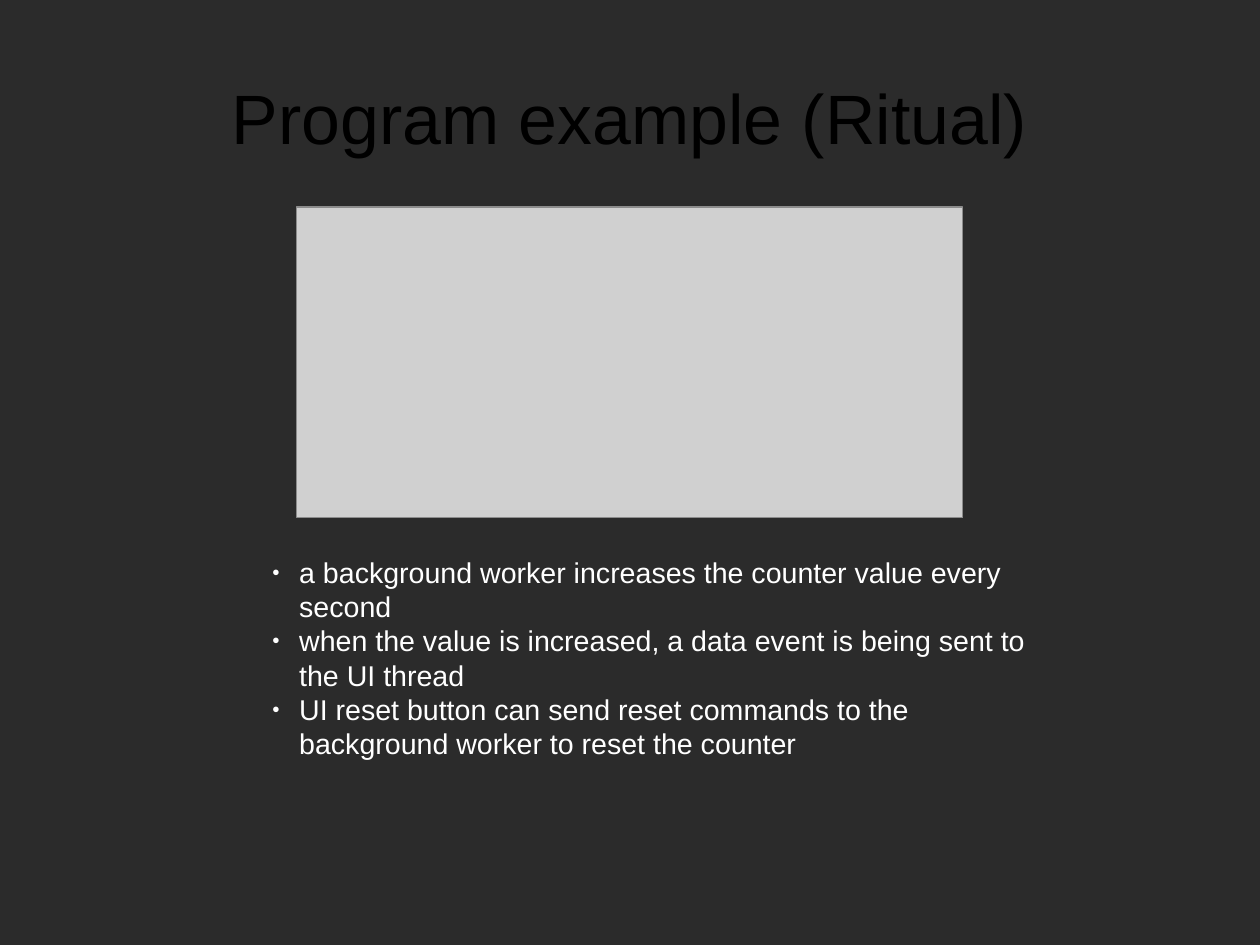
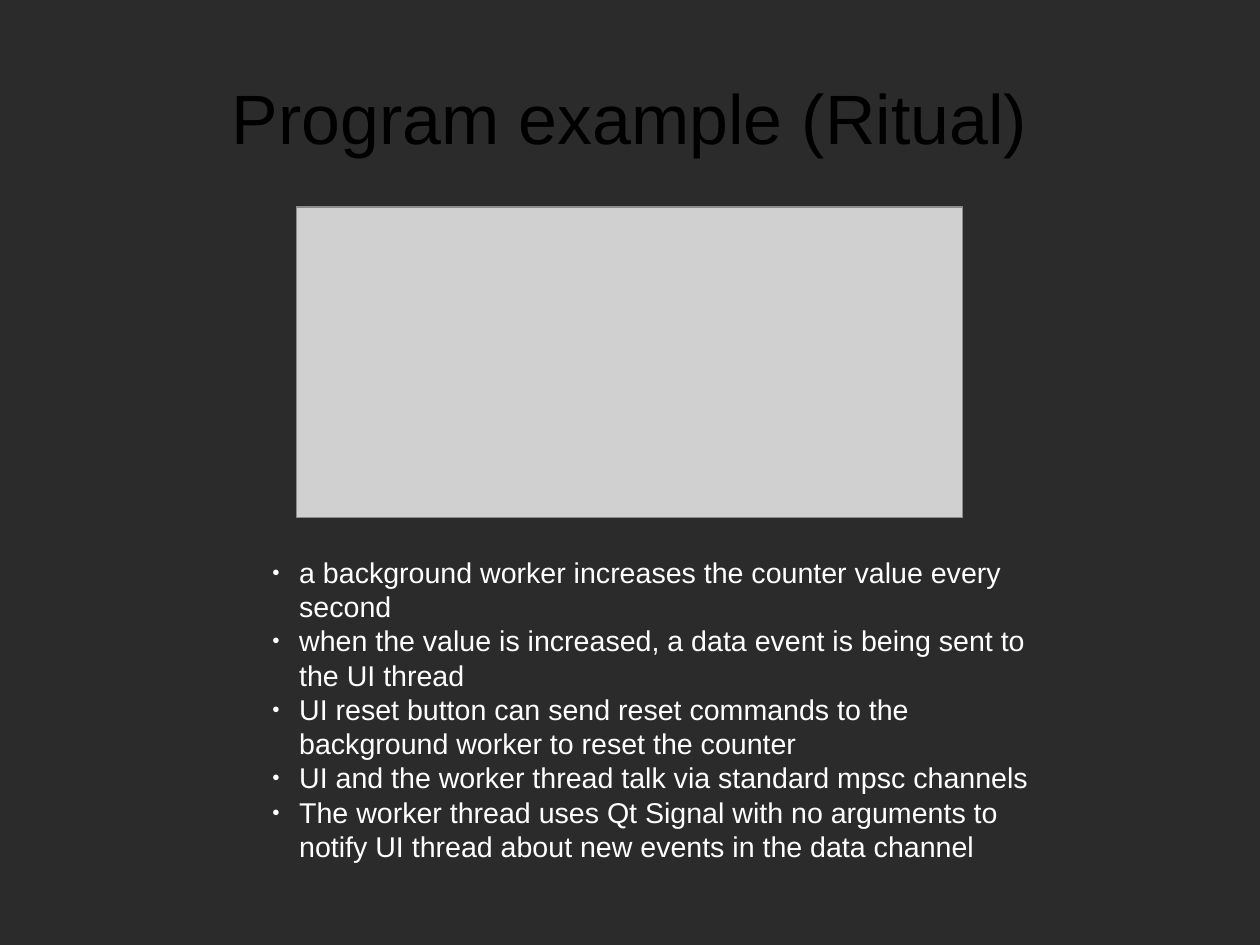
Before and after one commit to divi255/qtx, a slide deck: slide 8 of pres.odp. Drawn at 1260x945 pixels with LibreOffice and Linux fonts; fonts in the diff are those of the drawing; grey boxes stand for pictures; background and template pictures are left out; a plain dark background stands for a picture behind light text. Boxes give left, top, right and bottom in pixels: in the first picture for what was removed or moved away, otherwise in the second. Text is boxed around its words. In the diff, an @@ line names an element or a change of style, - is before the commit and + after.

```diff
--- a/pres.odp
+++ b/pres.odp
@@ text at [299,767,1027,863]: paragraphs added @@
+● UI and the worker thread talk via standard mpsc channels
+● The worker thread uses Qt Signal with no arguments to notify UI thread about new events in the data channel
```
Also in this commit, not shown: 4 other slides changed.
